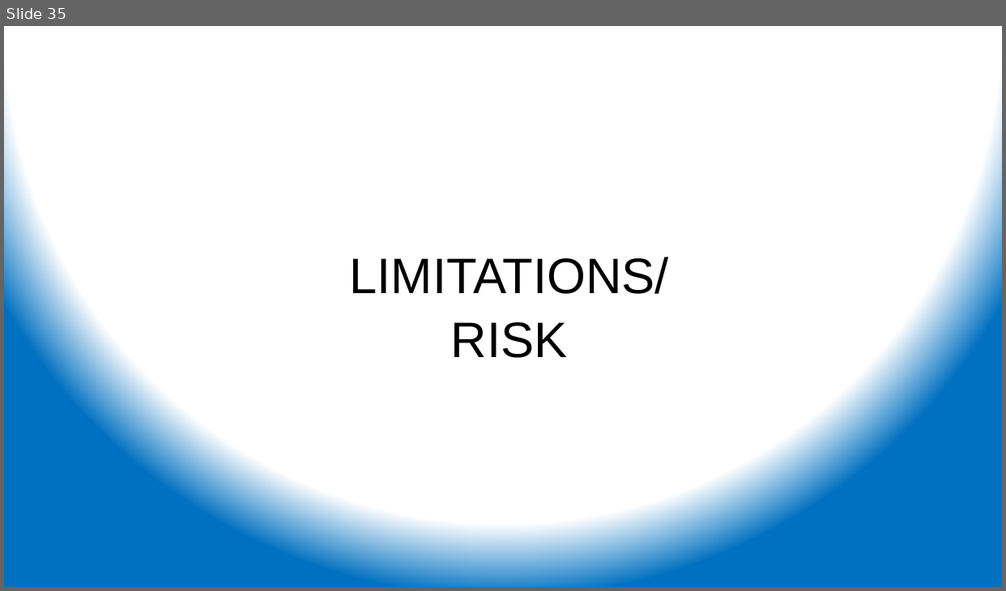
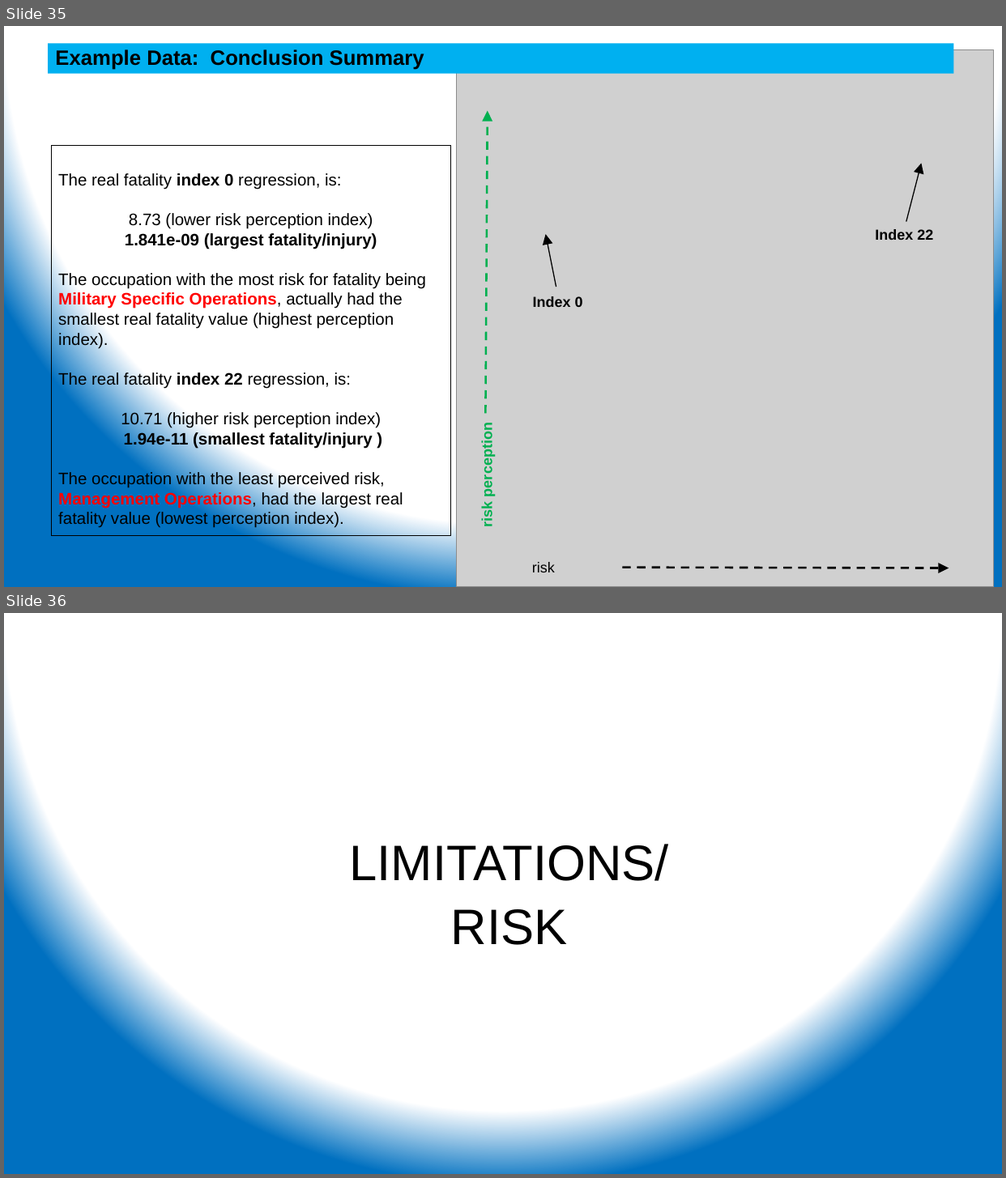
Before and after one commit to ehsintegration/yfd-phd-bls-data, a slide deck: D2-documentation/YennyF.Diaz-Risk Percep &Injuries_CommitteeUdate 04-10-21.pptx. Shown one above the other, each under a label of ours: slide 35 before the commit, slides 35 and 36 after it. The pictures are 1006x591 and 1006x1178 pixels, drawn with LibreOffice and Linux fonts; fonts in the diff are those of the drawing; grey boxes stand for pictures. Boxes give left, top, right and bottom in pixels: in the first picture for what was removed or moved away, otherwise in the second. Text is boxed around its words. In the diff, an @@ line names an element or a change of style, - is before the commit and + after.

```diff
--- a/D2-documentation/YennyF.Diaz-Risk Percep &Injuries_CommitteeUdate 04-10-21.pptx
+++ b/D2-documentation/YennyF.Diaz-Risk Percep &Injuries_CommitteeUdate 04-10-21.pptx
@@ slide 35 added at [4,26,1002,587], background gradient #FFFFFF to #0070C0 @@
@@ rectangle added at [49,43,954,73], fill #00B0F0, 20 pt, text #000000, bold @@
+Example Data: Conclusion Summary
@@ picture added at [457,50,995,587] @@
@@ arrow added from (485, 414) to (488, 110), #00B050 2 pt dashed @@
@@ rectangle added at [51,146,451,536], outline #000000 0.75 pt, 16 pt, text #000000 @@
+The real fatality index 0 regression, is:
+8.73 (lower risk perception index)
+1.841e-09 (largest fatality/injury)
+The occupation with the most risk for fatality being Military Specific Operations, actually had the smallest real fatality value (highest perception index).
+The real fatality index 22 regression, is:
+10.71 (higher risk perception index)
+1.94e-11 (smallest fatality/injury )
+The occupation with the least perceived risk, Management Operations, had the largest real fatality value (lowest perception index).
@@ arrow added from (906, 221) to (922, 163), #000000 1 pt @@
@@ arrow added from (556, 288) to (546, 234), #000000 1 pt @@
@@ text added at [875,229,933,240], 14 pt, text #000000, bold @@
+Index 22
@@ text added at [533,297,583,307], 14 pt, text #000000, bold @@
+Index 0
@@ text added at [479,431,495,527], 14 pt, text #00B050, bold @@
+risk perception
@@ text added at [532,562,555,573], 14 pt, text #000000 @@
+risk
@@ arrow added from (622, 568) to (948, 569), #000000 2 pt dashed @@
@@ what was slide 35 is now slide 36 @@
```
Also in this commit, not shown: 2 slides changed, 1 other file.
